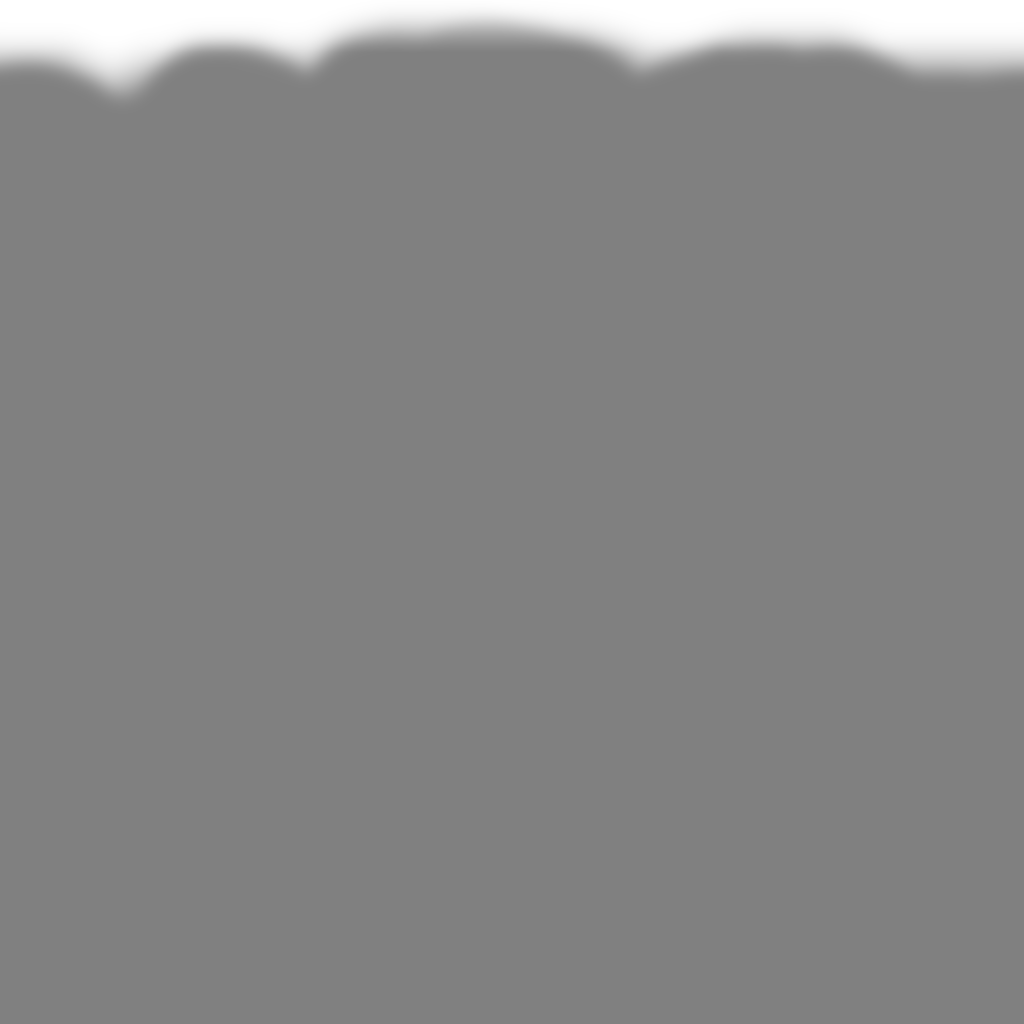
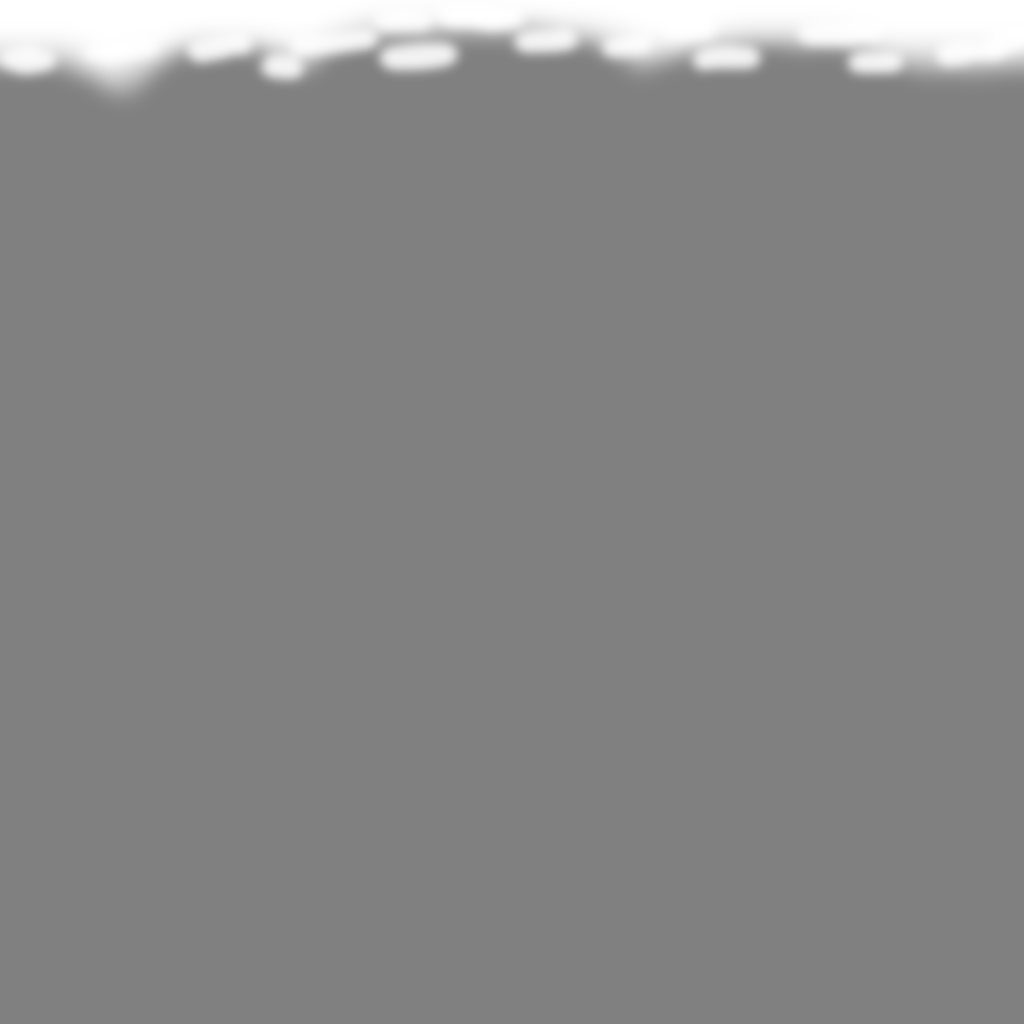
Layer changes from the first 1024 × 1024 image to the second:
painted on "Foam" over [0, 4, 1024, 98]
